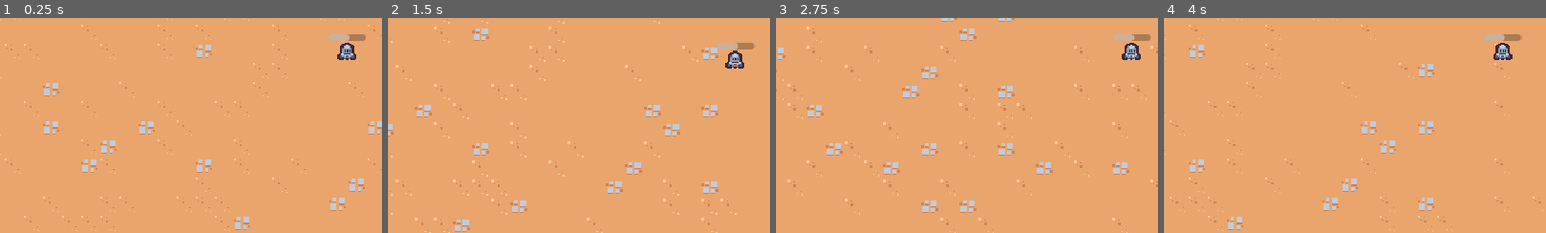
Above: before the commit, frames 1-4 (left to right).
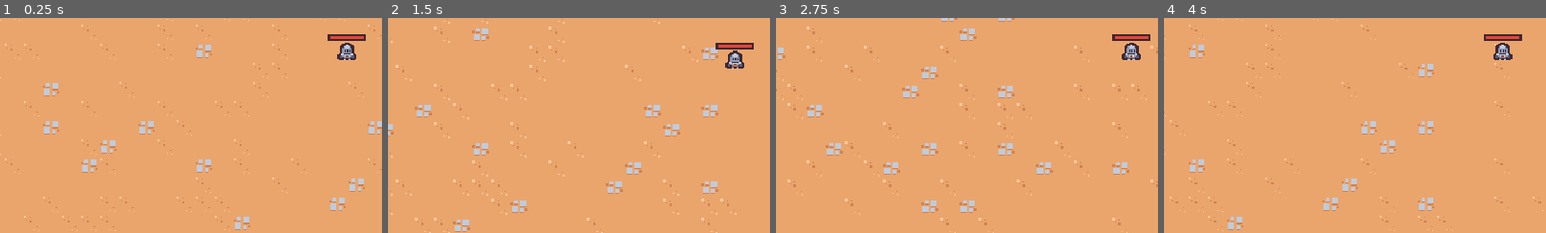
Above: after the commit, the same moments.

Repository: jrenato/dungeon_survival
Game: Godot game, scene res://src/world/levels/level.tscn
Two runs of this game, one before a commit and one after it. Both use one fixed random seed, a clock stepped at 60 frames per second and the inputs below.
Inputs (mouse positions are % of the whole screen's width and height, from its top left):
- Up to frame 1 (0.25 s): no input
- Up to frame 2 (1.5 s): tap Enter at 0.5 s; move the mouse to (72, 45) at 0.52 s; press the mouse at (72, 45) at 0.53 s; hold D (move_right) 0.53-1.28 s; move the mouse to (30, 55) at 1.27 s; release the mouse at (30, 55) at 1.28 s; hold S (move_down) from 1.28 s (still down); click (30, 55) at 1.35 s
- Up to frame 3 (2.75 s): move the mouse to (60, 28) at 2.02 s; release S (move_down) at 2.03 s; press the mouse at (60, 28) at 2.03 s; hold D (move_right) from 2.03 s (still down)
- Up to frame 4 (4 s): move the mouse to (45, 70) at 2.77 s; release D (move_right) at 2.78 s; release the mouse at (45, 70) at 2.78 s; hold W (move_up) 2.78-3.53 s; click (45, 70) at 2.85 s; move the mouse to (80, 65) at 3.52 s; press the mouse at (80, 65) at 3.53 s; hold A (move_left) from 3.53 s (still down)
The pictures show only the part of the screen within x 5-55%, y 40-90%; the shares and areas given below are measured in that part.

The runs differ from the first frame. In frame 1, 0.3% of the frame differs, in the area x 85-96%, y 7-11%; in frame 2, 0.3%; in frame 3, 0.3%; in frame 4, 0.3%.

Commit message:
Added player health bar

Diff:
--- a/src/gameplay/components/health_component.gd
+++ b/src/gameplay/components/health_component.gd
@@ -1,9 +1,14 @@
 extends Node
 class_name HealthComponent
 
+
 signal died
+signal health_changed
+
 
 @export var max_health : float = 10.0
+
+
 var current_health : float
 
 
@@ -13,7 +18,14 @@
 
 func damage(ammount: float) -> void:
 	current_health = max(current_health - ammount, 0)
+	health_changed.emit()
 	Callable(check_death).call_deferred()
+
+
+func get_health_percent() -> float:
+	if max_health <= 0:
+		return 0
+	return min(current_health / max_health, 1)
 
 
 func check_death() -> void:
--- a/src/player/player.gd
+++ b/src/player/player.gd
@@ -7,17 +7,20 @@
 
 
 @onready var health_component: HealthComponent = $HealthComponent
-@onready var collision_area_2d: Area2D = %CollisionArea2D
+@onready var damage_area_2d: Area2D = %DamageArea2D
 @onready var damage_interval_timer: Timer = $DamageIntervalTimer
+@onready var health_bar: ProgressBar = %HealthBar
 
 
 var number_of_colliding_bodies : int = 0
 
 
 func _ready() -> void:
-	collision_area_2d.body_entered.connect(_on_body_entered)
-	collision_area_2d.body_exited.connect(_on_body_exited)
+	damage_area_2d.body_entered.connect(_on_body_entered)
+	damage_area_2d.body_exited.connect(_on_body_exited)
 	damage_interval_timer.timeout.connect(_on_damage_interval_timer_timeout)
+	health_component.health_changed.connect(_on_health_changed)
+	update_health_bar()
 
 
 func _process(delta: float) -> void:
@@ -41,6 +44,10 @@
 	damage_interval_timer.start()
 
 
+func update_health_bar() -> void:
+	health_bar.value = health_component.get_health_percent()
+
+
 func _on_body_entered(other_body: Node2D) -> void:
 	number_of_colliding_bodies += 1
 	check_for_damage()
@@ -52,3 +59,7 @@
 
 func _on_damage_interval_timer_timeout() -> void:
 	check_for_damage()
+
+
+func _on_health_changed() -> void:
+	update_health_bar()
--- a/src/player/player.tscn
+++ b/src/player/player.tscn
@@ -1,10 +1,21 @@
-[gd_scene load_steps=9 format=3 uid="uid://cwegybaokoxii"]
+[gd_scene load_steps=11 format=3 uid="uid://cwegybaokoxii"]
 
 [ext_resource type="Script" path="res://src/player/player.gd" id="1_en7q2"]
 [ext_resource type="PackedScene" uid="uid://dw36hbeyy8b3" path="res://src/abilities/controllers/sword_ability_controller.tscn" id="2_m4gf6"]
 [ext_resource type="Texture2D" uid="uid://uia4n6n1pr6s" path="res://assets/tilemaps/tilemap_packed.png" id="2_mi5uo"]
 [ext_resource type="PackedScene" uid="uid://dgkp7l3j4e5si" path="res://src/player/managers/experience_manager.tscn" id="3_a5jht"]
 [ext_resource type="PackedScene" uid="uid://bkib7rirvtw7l" path="res://src/gameplay/components/health_component.tscn" id="3_ibqgm"]
+
+[sub_resource type="StyleBoxFlat" id="StyleBoxFlat_2kbra"]
+bg_color = Color(0.247059, 0.14902, 0.192157, 1)
+
+[sub_resource type="StyleBoxFlat" id="StyleBoxFlat_akuer"]
+bg_color = Color(0.909804, 0.270588, 0.215686, 1)
+border_width_left = 2
+border_width_top = 2
+border_width_right = 2
+border_width_bottom = 2
+border_color = Color(0.247059, 0.14902, 0.192157, 1)
 
 [sub_resource type="CircleShape2D" id="CircleShape2D_78ih6"]
 radius = 16.0
@@ -32,13 +43,16 @@
 wait_time = 0.5
 one_shot = true
 
-[node name="ProgressBar" type="ProgressBar" parent="."]
+[node name="HealthBar" type="ProgressBar" parent="."]
+unique_name_in_owner = true
 custom_minimum_size = Vector2(32, 6)
 offset_left = -16.0
 offset_top = -22.0
 offset_right = 16.0
 offset_bottom = -16.0
 pivot_offset = Vector2(16, 3)
+theme_override_styles/background = SubResource("StyleBoxFlat_2kbra")
+theme_override_styles/fill = SubResource("StyleBoxFlat_akuer")
 max_value = 1.0
 value = 0.5
 show_percentage = false
@@ -51,22 +65,22 @@
 position = Vector2(0, -5)
 shape = SubResource("CircleShape2D_78ih6")
 
-[node name="CollisionArea2D" type="Area2D" parent="."]
-unique_name_in_owner = true
-collision_layer = 0
-collision_mask = 8
-
-[node name="CollisionShape2D" type="CollisionShape2D" parent="CollisionArea2D"]
-position = Vector2(0, -7)
-shape = SubResource("CircleShape2D_iujj6")
-debug_color = Color(0.894118, 0.321569, 0, 0.419608)
-
 [node name="Sprite2D" type="Sprite2D" parent="."]
 position = Vector2(0, -8)
 texture = ExtResource("2_mi5uo")
 region_enabled = true
 region_rect = Rect2(0, 128, 16, 16)
 
+[node name="DamageArea2D" type="Area2D" parent="."]
+unique_name_in_owner = true
+collision_layer = 0
+collision_mask = 8
+
+[node name="CollisionShape2D" type="CollisionShape2D" parent="DamageArea2D"]
+position = Vector2(0, -7)
+shape = SubResource("CircleShape2D_iujj6")
+debug_color = Color(0.894118, 0.321569, 0, 0.419608)
+
 [node name="CollisionShape2D" type="CollisionShape2D" parent="."]
 position = Vector2(0, -5)
 shape = SubResource("CircleShape2D_m1tpd")
